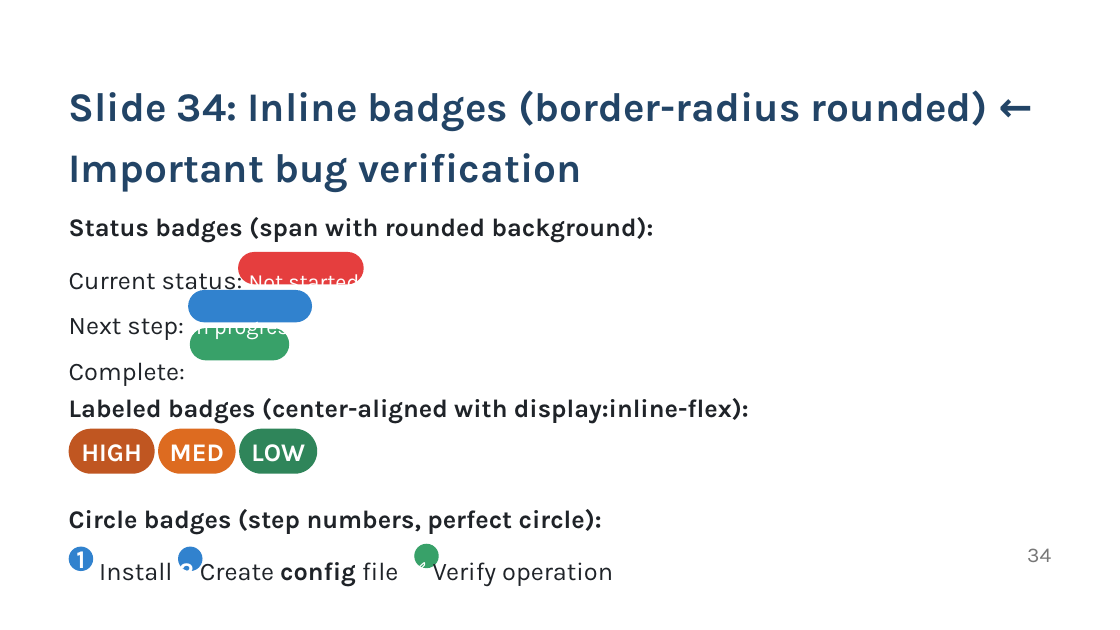
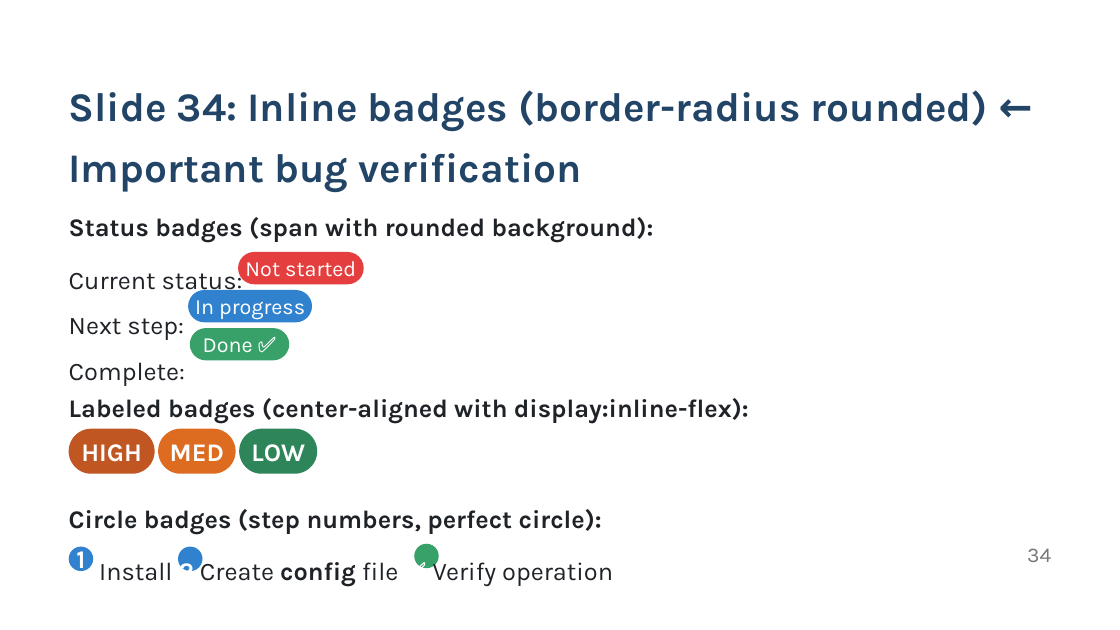
Before and after one commit to KatsuYuzu/marp-to-editable-pptx, a slide deck: slide 34 of src/native-pptx/test-fixtures/slides-ci-native.pptx. Drawn at 1120x630 pixels with LibreOffice and Linux fonts; fonts in the diff are those of the drawing. Boxes give left, top, right and bottom in pixels: in the first picture for what was removed or moved away, otherwise in the second. Text is boxed around its words. In the diff, an @@ line names an element or a change of style, - is before the commit and + after.

Commit message:
fix: restore pill badge full-container for border-radius > 6px
Regression from 6344a30: lowering isInlineWithRoundedBg threshold to >0
caused display:inline badges with border-radius:12px (slide 34 status
badges: 'Not started', 'In progress', 'Done') to hit the new bg-only
path instead of the full container path.  This produced misaligned shapes.

Fix: split the display:inline inline-badge handling into two cases:
  - isInlineWithRoundedBg  : borderRadius > 6  -> full container (runs)
                              pill badges like <span style=border-radius:12px>
  - isInlineSubtleHighlight: 0 < borderRadius <= 6 -> bg-only in mixed content
                              text highlights like <strong style=border-radius:4px>

Alpha < 0.5 protection applies to both to block inline code (rgba ~0.12).
extractTextRuns isInlineEligibleBadge threshold stays at <= 0 so that
both sub-cases trigger isBadge=true and the skip/strip logic fires.

Tests: 96 passed (all existing + new borderRadius:4px and page-number tests)

```diff
--- a/src/native-pptx/test-fixtures/slides-ci-native.pptx
+++ b/src/native-pptx/test-fixtures/slides-ci-native.pptx
@@ text at box(69, 266, 243, 386): text changed @@
-Current status: Not started
-Next step: In progress
-Complete: Done ✅
+Current status:
+Next step:
+Complete:
@@ text added at box(245, 261, 356, 283), 18.5 pt, text #FFFFFF @@
+Not started
@@ text added at box(195, 300, 305, 321), 18.5 pt, text #FFFFFF @@
+In progress
@@ text added at box(203, 338, 253, 353), 18.5 pt, text #FFFFFF @@
+Done ✅
```
Also in this commit, not shown: 1 other slide changed, 2 other files.
